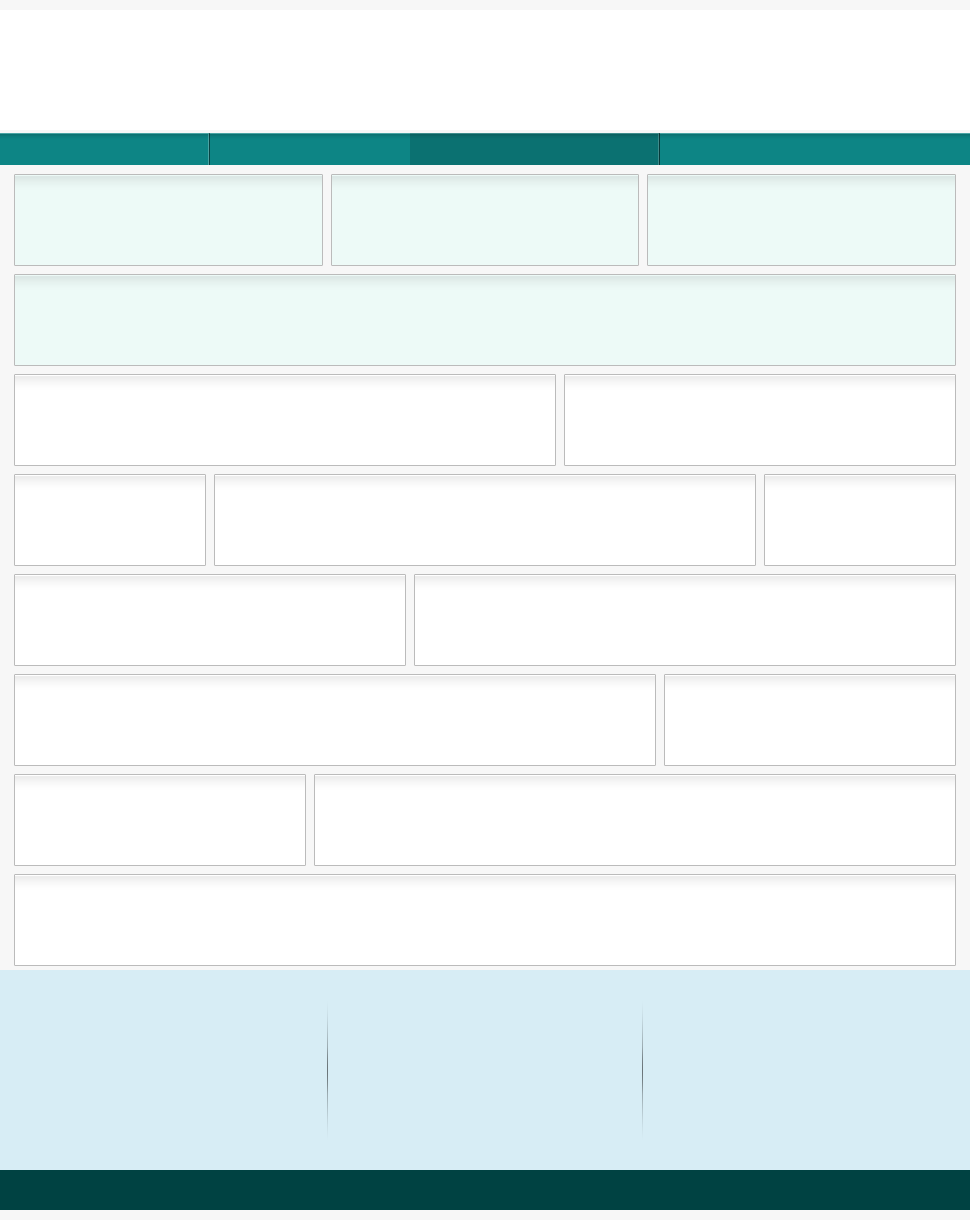
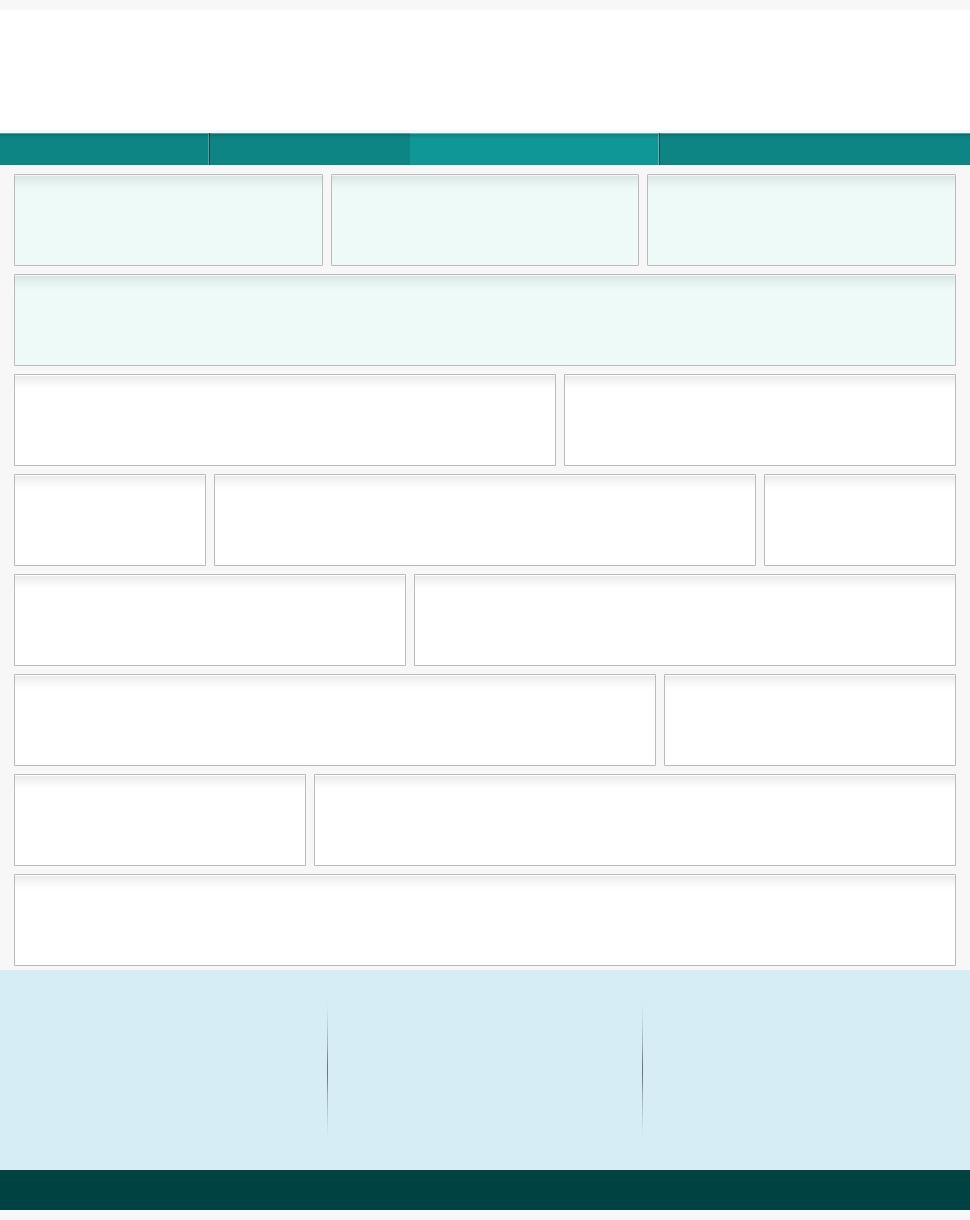
Layer changes from the first 970 x 1220 image to the second:
"navbar - active": blend multiply → color dodge, painted on it over [410, 133, 660, 165]
